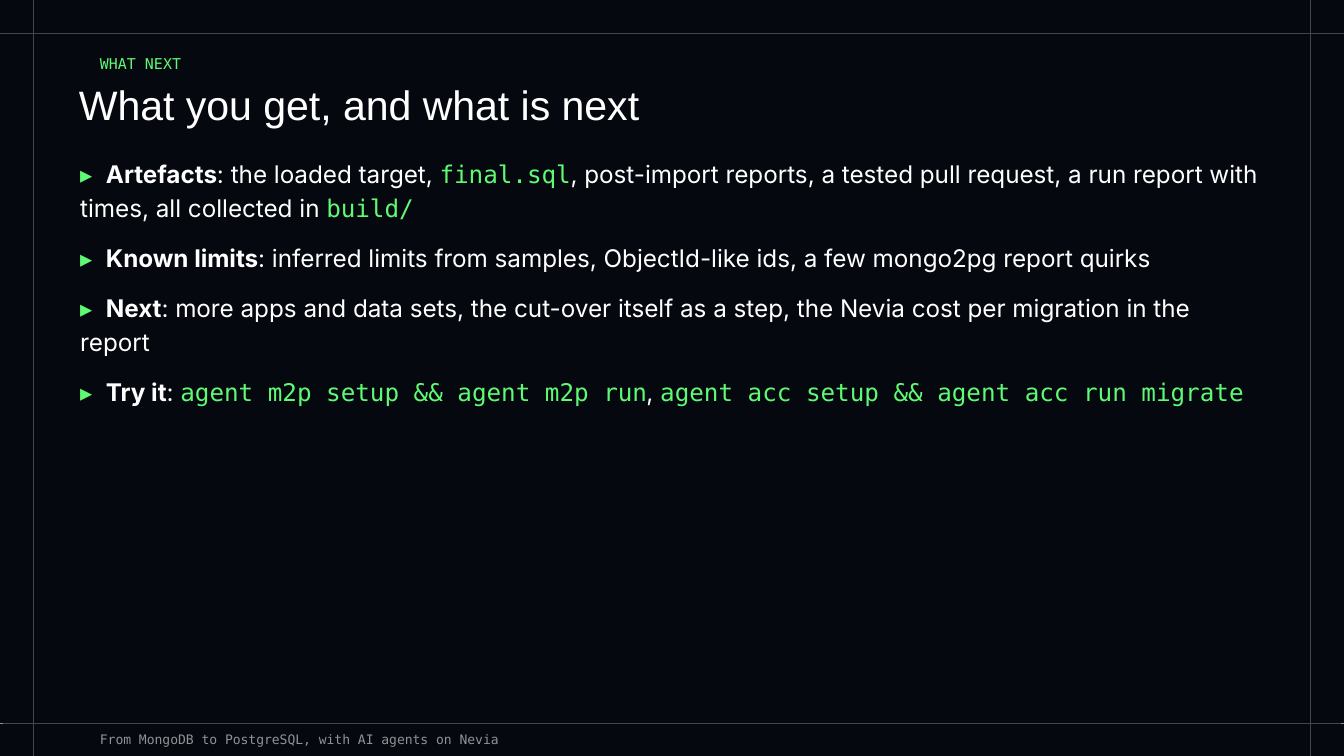
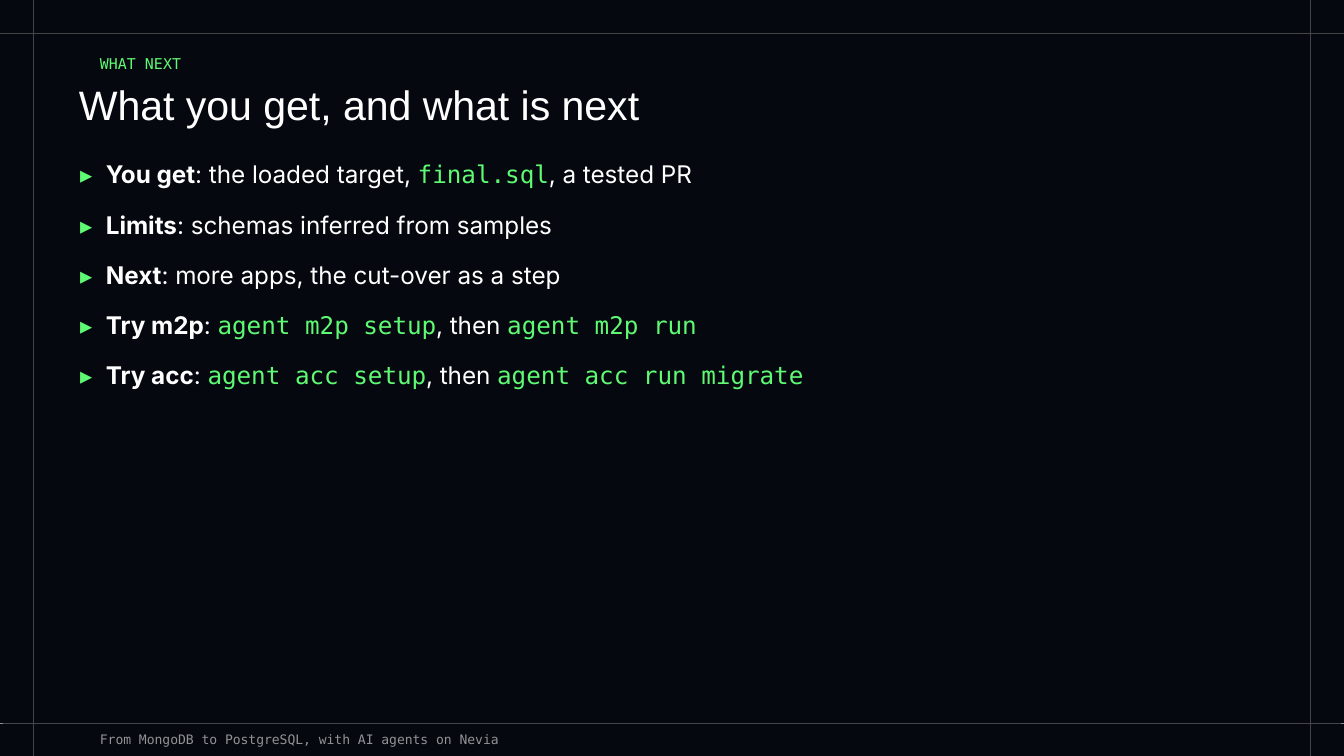
Before and after one commit to bertrandcedric/nevia-agent, a slide deck: slide 26 of docs/presentation.pptx (slide 12 before the commit). Drawn at 1344x756 pixels with LibreOffice and Linux fonts; fonts in the diff are those of the drawing. Boxes give left, top, right and bottom in pixels: in the first picture for what was removed or moved away, otherwise in the second. Text is boxed around its words. In the diff, an @@ line names an element or a change of style, - is before the commit and + after.

```diff
--- a/docs/presentation.pptx
+++ b/docs/presentation.pptx
@@ text at bbox=[106, 164, 803, 390]: text changed @@
-▸ Artefacts: the loaded target, final.sql, post-import reports, a tested pull request, a run report with times, all collected in build/
-▸ Known limits: inferred limits from samples, ObjectId-like ids, a few mongo2pg report quirks
-▸ Next: more apps and data sets, the cut-over itself as a step, the Nevia cost per migration in the report
-▸ Try it: agent m2p setup && agent m2p run, agent acc setup && agent acc run migrate
+▸ You get: the loaded target, final.sql, a tested PR
+▸ Limits: schemas inferred from samples
+▸ Next: more apps, the cut-over as a step
+▸ Try m2p: agent m2p setup, then agent m2p run
+▸ Try acc: agent acc setup, then agent acc run migrate
```
Also in this commit, not shown: 7 other slides changed, 16 slides added, 2 slides removed, 7 other files.
